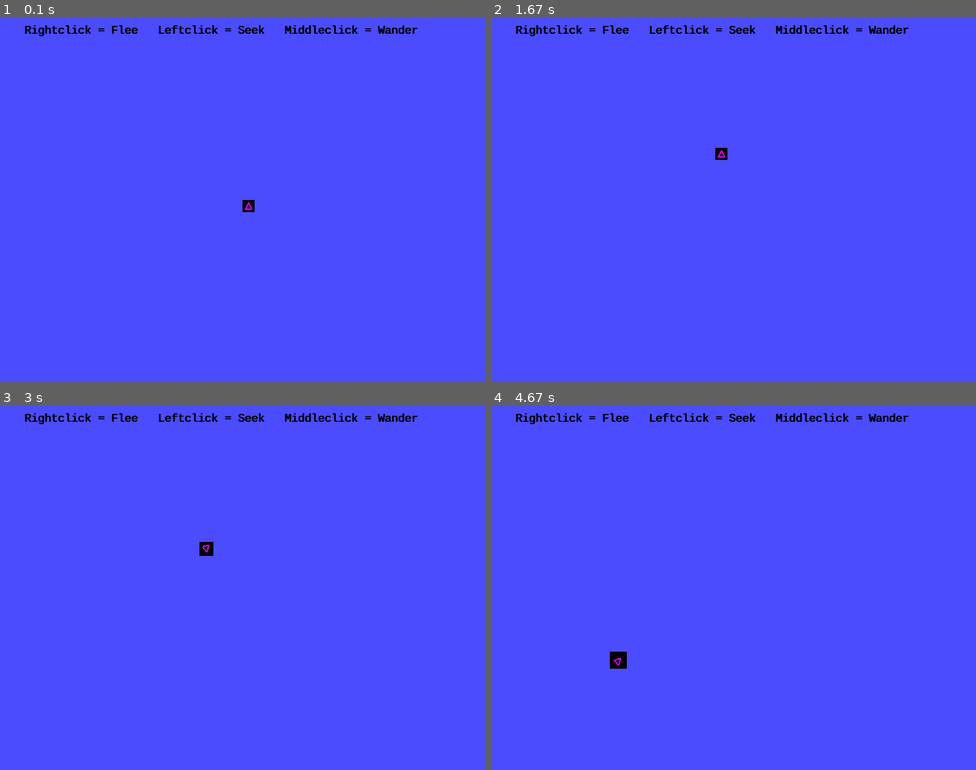
Above: before the commit, frames 1-4 (two rows, left to right).
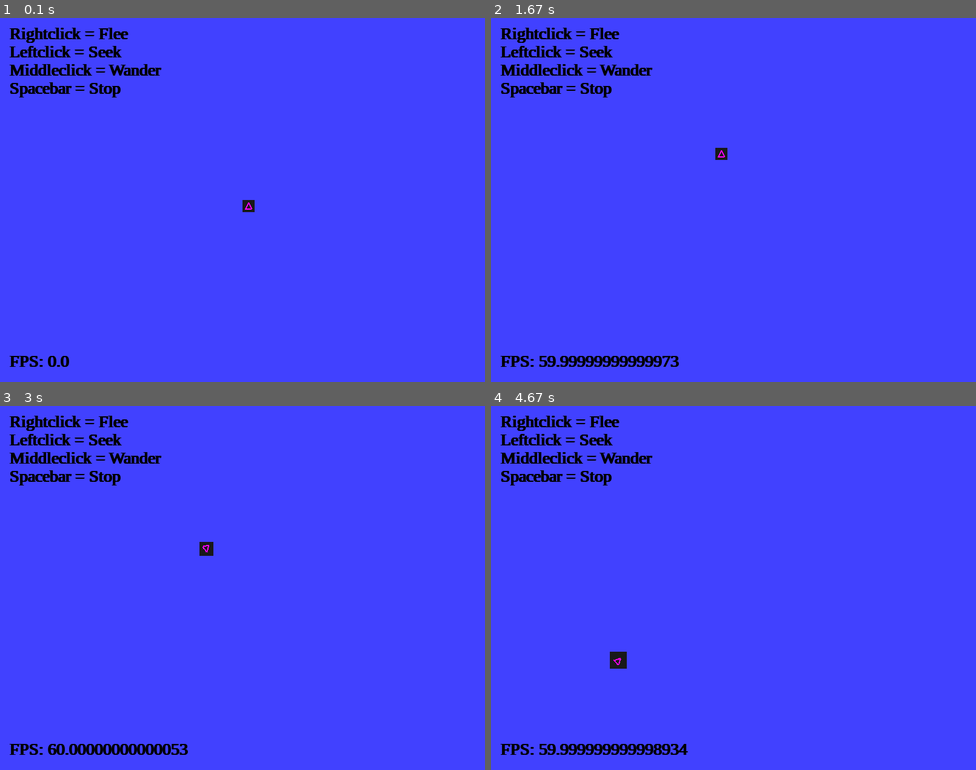
Above: after the commit, the same moments.

Repository: jeremybarzas/Python-Steering_Behaviors
Game: pygame game, started from Main.py
Two runs of this game, one before a commit and one after it. Both use one fixed random seed, a clock stepped at 60 frames per second and the inputs below. The source is Python 2; it was converted automatically to run under Python 3.
Inputs (mouse positions are in pixels of both pictures, inside the frame that each line leads up to):
- Up to frame 1 (0.1 s): no input
- Up to frame 2 (1.67 s): right-click (733, 221) at 0.38 s; click (578, 68) at 0.72 s, where only the run after the commit has a clickable "Middleclick = Wander"; click (791, 232) at 1.05 s; tap Space at 1.33 s
- Up to frame 3 (3 s): click (242, 631) at 1.72 s; tap Space at 2 s; click (58, 507) at 2.38 s; click (87, 624) at 2.72 s
- Up to frame 4 (4.67 s): right-click (592, 566) at 3.55 s; click (908, 671) at 3.88 s

The runs differ from the first frame. In frame 1, 2.5% of the frame differs, in the area x 1-87%, y 2-96%; in frame 2, 2.9%; in frame 3, 3.0%; in frame 4, 3.1%.

Commit message:
fps drawn to screen and main game loop is commented

Diff:
--- a/Agent.py
+++ b/Agent.py
@@ -18,6 +18,7 @@
         self.force = Vector2(0, 0)
         self.forces = []
         self.surface = pygame.Surface((20, 20))
+        self.surface.fill(blitcolor)
         surfacepos = Vector2(self.surface.get_width() / 2, self.surface.get_height() / 2)
         points = [(surfacepos[0] - 1, surfacepos[1] - 6), (surfacepos[0] - 6, surfacepos[1] + 4), (surfacepos[0] + 4, surfacepos[1] + 4)]
         pygame.draw.polygon(self.surface, linecolor, points, 2)
--- a/Main.py
+++ b/Main.py
@@ -17,8 +17,8 @@
     black = (0, 0, 0)
     white = (255, 255, 255)
     gray = (125, 125, 125)
-    bgcolor = (75, 75, 255)
-    darkgray = (15, 15, 15)
+    bgcolor = (65, 65, 255)
+    darkgray = (25, 25, 25)
     screen_width = 800
     screen_height = 600
     screen = pygame.display.set_mode((screen_width, screen_height))
@@ -66,11 +66,22 @@
         screen.fill(bgcolor)
         # draw agent to screen
         testagent.draw(screen)
-        myfont = pygame.font.SysFont("monospace", 19)
+        # create font to be used in drawing text to the screen
+        myfont = pygame.font.SysFont("timesnewroman", 28)
         myfont.set_bold(True)
-        label = myfont.render("Rightclick = Flee   Leftclick = Seek   Middleclick = Wander", 1, (0, 0 ,0))
-        screen.blit(label, (40, 10))
-        # logic to control wether it seeks or flees
+        # set text of each label to be drawn
+        fleelabel = myfont.render("Rightclick = Flee", 1, black)
+        seeklabel = myfont.render("Leftclick = Seek", 1, black)
+        wanderlabel = myfont.render("Middleclick = Wander", 1, black)
+        stoplabel = myfont.render("Spacebar = Stop", 1, black)
+        fpslabel = myfont.render("FPS: " + str(clock.get_fps()), 1, black)
+        # draw text to screen
+        screen.blit(fleelabel, (15, 10))
+        screen.blit(seeklabel, (15, 40))
+        screen.blit(wanderlabel, (15, 70))
+        screen.blit(stoplabel, (15, 100))
+        screen.blit(fpslabel, (15, 550))
+        # logic to control wether it seeks, flees, or wanders
         if leftclick:
             testagent.add_force(testagent.seek(seektarget))
         if rightclick:
